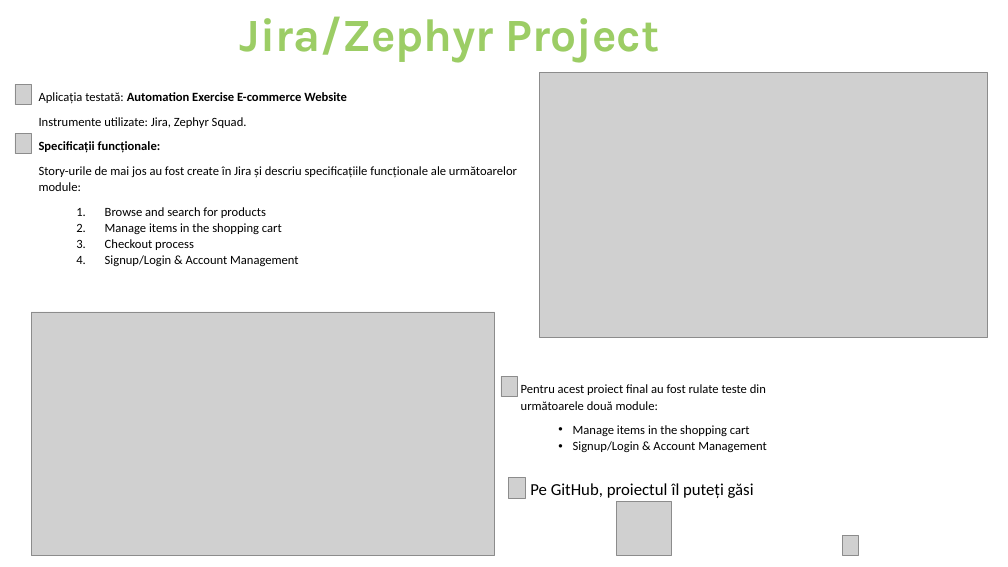
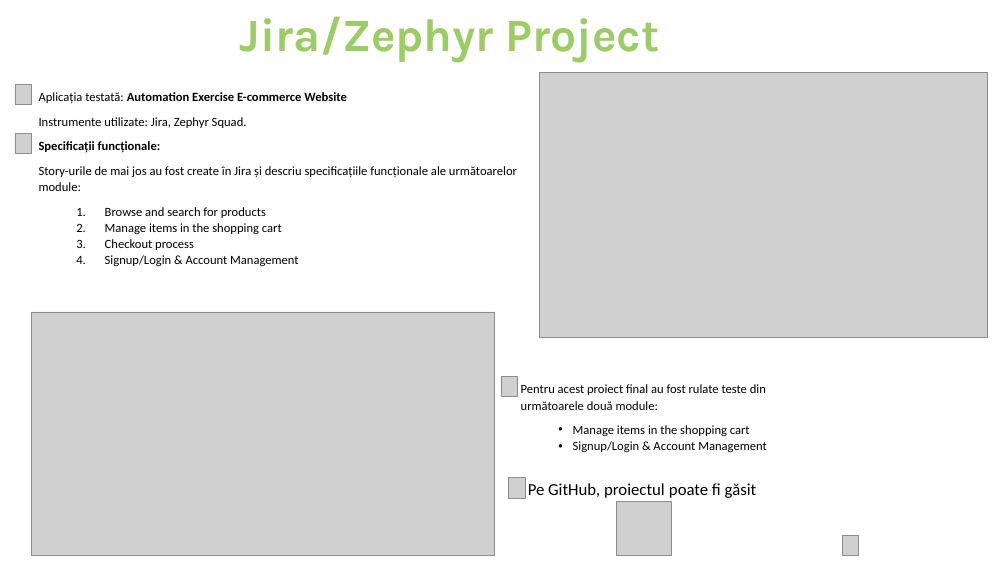
Before and after one commit to AlinT84/Testing-Project-for-Automation-Exercise-E-commerce-Website, a slide deck: slide 11 of Testing Project for Automation Exercise E-commerce Website.pptx. Drawn at 1008x567 pixels with LibreOffice and Linux fonts; fonts in the diff are those of the drawing; grey boxes stand for pictures; background and template pictures are left out. Boxes give left, top, right and bottom in pixels: in the first picture for what was removed or moved away, otherwise in the second. Text is boxed around its words. In the diff, an @@ line names an element or a change of style, - is before the commit and + after.

```diff
--- a/Testing Project for Automation Exercise E-commerce Website.pptx
+++ b/Testing Project for Automation Exercise E-commerce Website.pptx
@@ text at (x1=528, y1=483, x2=757, y2=498): text changed @@
-Pe GitHub, proiectul îl puteți găsi
+Pe GitHub, proiectul poate fi găsit
```
